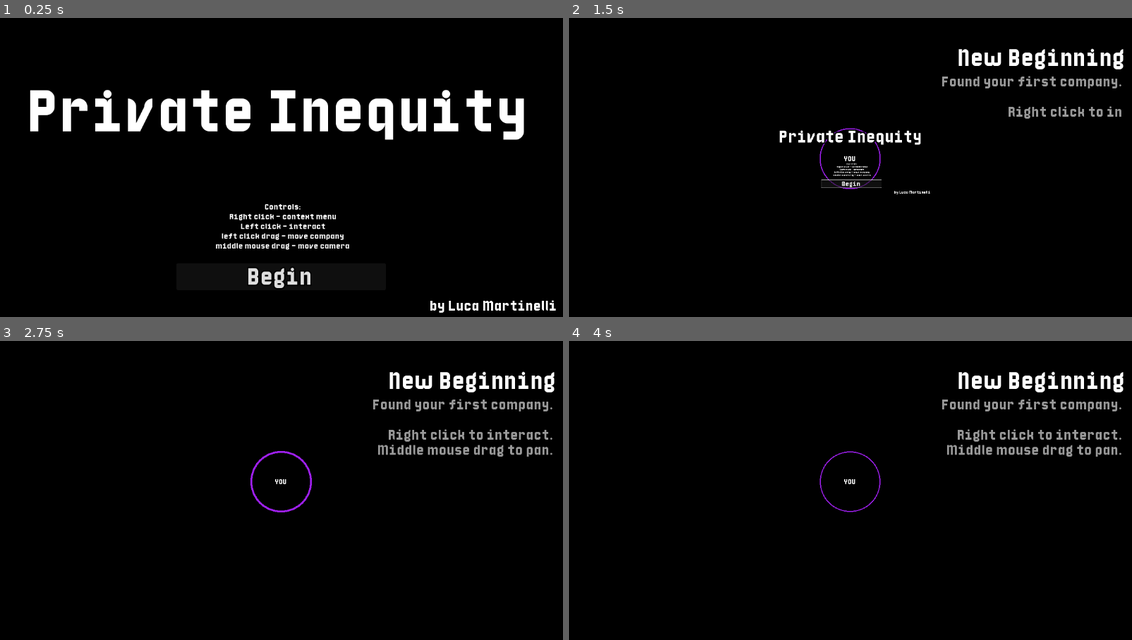
Above: before the commit, frames 1-4 (two rows, left to right).
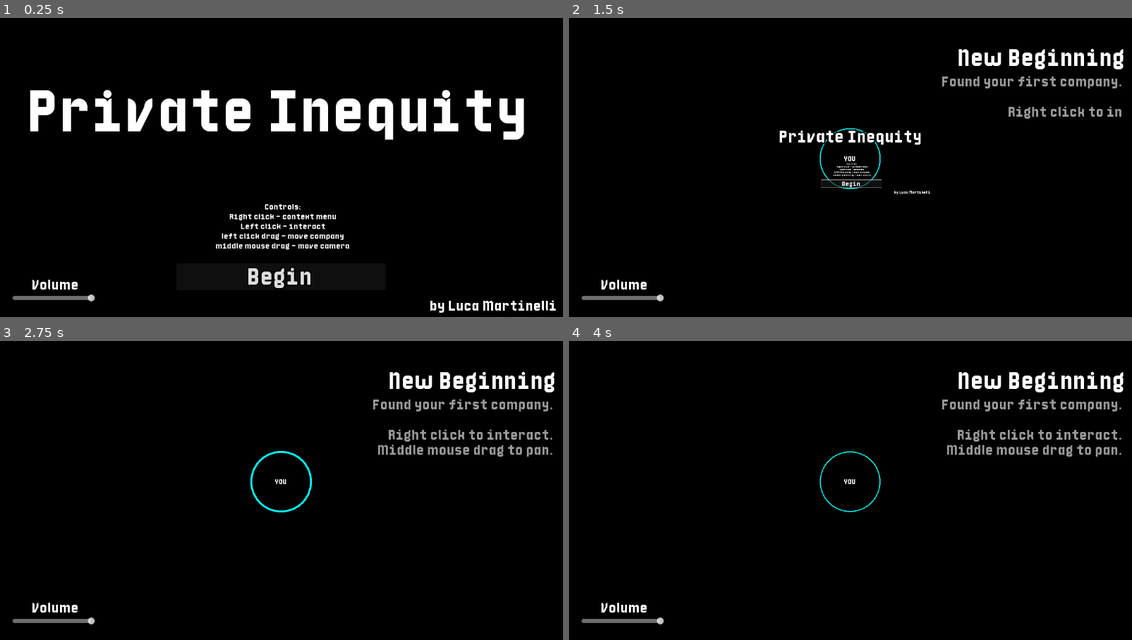
Above: after the commit, the same moments.

Repository: pirey0/LD58
Game: Godot game, scene res://main.tscn
The game is run twice, just before and just after one commit, with the same random seed, the same clock (stepped at 60 frames per second) and the same inputs.
Inputs (mouse positions are in pixels of both pictures, inside the frame that each line leads up to):
- Up to frame 1 (0.25 s): no input
- Up to frame 2 (1.5 s): click "Begin" at 0.5 s; click "Begin" at 1.25 s
- Up to frame 3 (2.75 s): click "Begin" at 2 s
- Up to frame 4 (4 s): tap Enter at 2.75, 3.5 s; move the mouse to (974, 466) at 2.77 s; tap 1 at 2.85 s; click (974, 466) at 2.92 s; tap Space at 3.02 s; drag from (737, 496) to (822, 544) at 3.52 s

The runs differ from the first frame. In frame 1, 0.4% of the frame differs, in the area x 2-17%, y 87-95%; in frame 2, 0.5%; in frame 3, 0.6%, in the area x 2-56%, y 36-95%; in frame 4, 0.5%.

Commit message:
started adding sfx

Diff:
--- /dev/null
+++ b/audio.gd
@@ -0,0 +1,13 @@
+extends Node
+
+func play(name, vol = 0.0, pitch_min = 0.9, pitch_max = 1.1):
+	var node = AudioStreamPlayer.new()
+	node.autoplay = true
+	node.stream = load("res://sfx/" + name + ".wav")
+	node.volume_db = vol
+	node.pitch_scale = randf_range(pitch_min,pitch_max)
+	node.finished.connect(node.queue_free)
+	add_child(node)
+
+func set_volume(v):
+	AudioServer.set_bus_volume_linear(0,v)
--- /dev/null
+++ b/audio.tscn
@@ -0,0 +1,8 @@
+[gd_scene load_steps=2 format=3 uid="uid://uspel6ujkmau"]
+
+[ext_resource type="Script" uid="uid://i22y840r7cpk" path="res://audio.gd" id="1_qc0l7"]
+
+[node name="Audio" type="Node"]
+script = ExtResource("1_qc0l7")
+
+[node name="AudioStreamPlayer" type="AudioStreamPlayer" parent="."]
--- a/companies/company_start.gd
+++ b/companies/company_start.gd
@@ -4,7 +4,7 @@
 	money = 100000
 	goods = 100000
 	display_value = false
-	circle_color = Color.PURPLE
+	circle_color = Color.CYAN
 	super()
 
 func get_actions() -> Array[ContextAction]:
--- a/companies/public_company.gd
+++ b/companies/public_company.gd
@@ -2,7 +2,7 @@
 class_name PublicCompany
 
 func _ready() -> void:
-	circle_color = Color.SKY_BLUE
+	circle_color = Color.BLUE
 	super()
 
 func get_actions() -> Array:
--- a/content/action_menu_item.gd
+++ b/content/action_menu_item.gd
@@ -13,11 +13,15 @@
 	tw.tween_property(self,"scale", Vector2.ONE , 0.5).from(0.1 * Vector2.ONE)\
 			.set_trans(Tween.TransitionType.TRANS_BACK).set_ease(Tween.EASE_OUT)
 
+	$Button.pressed.connect(Audio.play.bind("click2"))
+	Audio.play("bga", -20)
+
 func vanish():
 	var tw = create_tween()
 	tw.tween_property(self,"scale", Vector2.ZERO , 0.2).from(Vector2.ONE)\
 			.set_trans(Tween.TransitionType.TRANS_BACK).set_ease(Tween.EASE_IN)
 	tw.tween_callback(queue_free)
+	Audio.play("whouhu", -20)
 
 func setup(action : ContextAction):
 	$Main.texture = action.icon
--- a/content/connection.gd
+++ b/content/connection.gd
@@ -162,6 +162,7 @@
 	if not target is Company:
 		return true
 
+	Audio.play("wabib",4)
 	destination = target
 	G.input.set_selected(null)
 	if destination and not connected:
--- a/content/connection_item.gd
+++ b/content/connection_item.gd
@@ -19,7 +19,7 @@
 	var tw = create_tween()
 	tw.tween_property(self,"scale", Vector2.ONE , 1.0).from(0.1 * Vector2.ONE)\
 			.set_trans(Tween.TransitionType.TRANS_BACK).set_ease(Tween.EASE_OUT)
-	pass
+	Audio.play("whouhu",-15)
 
 func _process(delta: float) -> void:
 	if vanished:
@@ -43,6 +43,7 @@
 		return
 	vanished = true
 
+	Audio.play("wabib",-10)
 	var tw = create_tween()
 	tw.tween_property(self,"scale", Vector2.ZERO , 0.5).from(Vector2.ONE)\
 			.set_trans(Tween.TransitionType.TRANS_BACK).set_ease(Tween.EASE_IN)
--- a/content/connection_item_money.gd
+++ b/content/connection_item_money.gd
@@ -5,3 +5,11 @@
 		value = x
 		$Label.text = Util.format_money(value)
 		$Label.show()
+
+func _ready() -> void:
+	super()
+
+	Audio.play("whouhu",-15)
+func vanish():
+	super()
+	Audio.play("wabib",-10)
--- a/input.gd
+++ b/input.gd
@@ -75,6 +75,7 @@
 
 	if target is Connection:
 		if target.is_closable_by_user or not target.connected:
+			Audio.play("blub")
 			target.close()
 	else:
 		G.action_menu.open_for(target)
--- a/main.tscn
+++ b/main.tscn
@@ -80,7 +80,7 @@
 [node name="UI" type="CanvasLayer" parent="."]
 layer = 2
 
-[node name="Meta" type="Node" parent="UI" node_paths=PackedS …(188 unchanged characters)… n_parent", "win_timer", "mouse_feedback")]
+[node name="Meta" type="Node" parent="UI" node_paths=PackedS …(188 unchanged characters)… n_parent", "win_timer", "mouse_feedback", "volume_slider")]
 script = ExtResource("5_lquwl")
 progress_slider = NodePath("../CycleParent/HSlider")
 tev = NodePath("../EvaluationParent/tev")
@@ -95,6 +95,7 @@
 win_parent = NodePath("../WinParent")
 win_timer = NodePath("../WinParent/Timer")
 mouse_feedback = NodePath("../cursor_feedback")
+volume_slider = NodePath("../Control2/VolumeSLider")
 
 [node name="CycleParent" type="Control" parent="UI"]
 layout_mode = 3
@@ -444,6 +445,31 @@
 offset_right = 352.0
 offset_bottom = 365.0
 
+[node name="Control2" type="Control" parent="UI"]
+layout_mode = 3
+anchors_preset = 2
+anchor_top = 1.0
+anchor_bottom = 1.0
+grow_vertical = 0
+
+[node name="VolumeSLider" type="HSlider" parent="UI/Control2"]
+layout_mode = 0
+offset_left = 27.0
+offset_top = -47.0
+offset_right = 196.0
+offset_bottom = -31.0
+max_value = 1.0
+step = 0.01
+value = 1.0
+
+[node name="Label" type="Label" parent="UI/Control2"]
+layout_mode = 0
+offset_left = 68.0
+offset_top = -80.0
+offset_right = 164.0
+offset_bottom = -52.0
+text = "Volume"
+
 [node name="Progression" type="Node" parent="."]
 unique_name_in_owner = true
 script = ExtResource("6_272bh")
--- a/meta.gd
+++ b/meta.gd
@@ -19,6 +19,7 @@
 @export var win_timer : Label
 
 @export var mouse_feedback : Label
+@export var volume_slider : Slider
 
 signal new_game_clicked
 
@@ -37,8 +38,10 @@
 	objective_descr.text = ""
 	objective_label.text = ""
 	begin_game_btn.pressed.connect(on_new_game)
+	volume_slider.value_changed.connect(Audio.set_volume)
 
 func on_new_game():
+	Audio.play("click")
 	new_game_clicked.emit()
 	close_main_menu()
 
--- a/progression/progression_step_7.gd
+++ b/progression/progression_step_7.gd
@@ -17,7 +17,7 @@
 	var government :Company = G.world.spawn_company_at(pos + Vector2(0,-1400), "IRS", preload("res://content/government_company.tscn"))
 	government.description = "National Tax Authority"
 	government.size_mult = 4.0
-	government.circle_color = Color.NAVY_BLUE
+	government.circle_color = Color.REBECCA_PURPLE
 	government.apply_size()
 
 func skip_step():
--- a/project.godot
+++ b/project.godot
@@ -19,6 +19,7 @@
 
 G="*res://global.gd"
 Balancing="*res://balancing.gd"
+Audio="*res://audio.tscn"
 
 [gui]
 
Not shown, added: audio.gd.uid
Not shown, added: sfx/bga.wav.import
Not shown, added: sfx/bgaah.wav.import
Not shown, added: sfx/bgaugughu.wav.import
Not shown, added: sfx/bguaugh.wav.import
Not shown, added: sfx/bguauhwhu.wav.import
Not shown, added: sfx/blub.wav.import
Not shown, added: sfx/bpaugba.wav.import
Not shown, added: sfx/click.wav.import
Not shown, added: sfx/click2.wav.import
Not shown, added: sfx/fufuwhig.wav.import
Not shown, added: sfx/glogu.wav.import
(and 45 more such lines)
